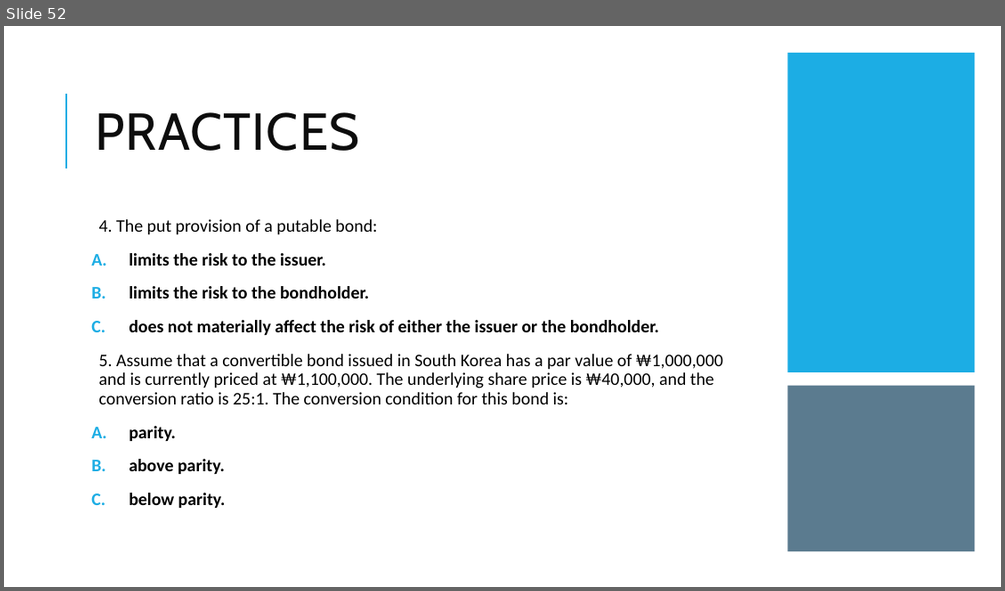
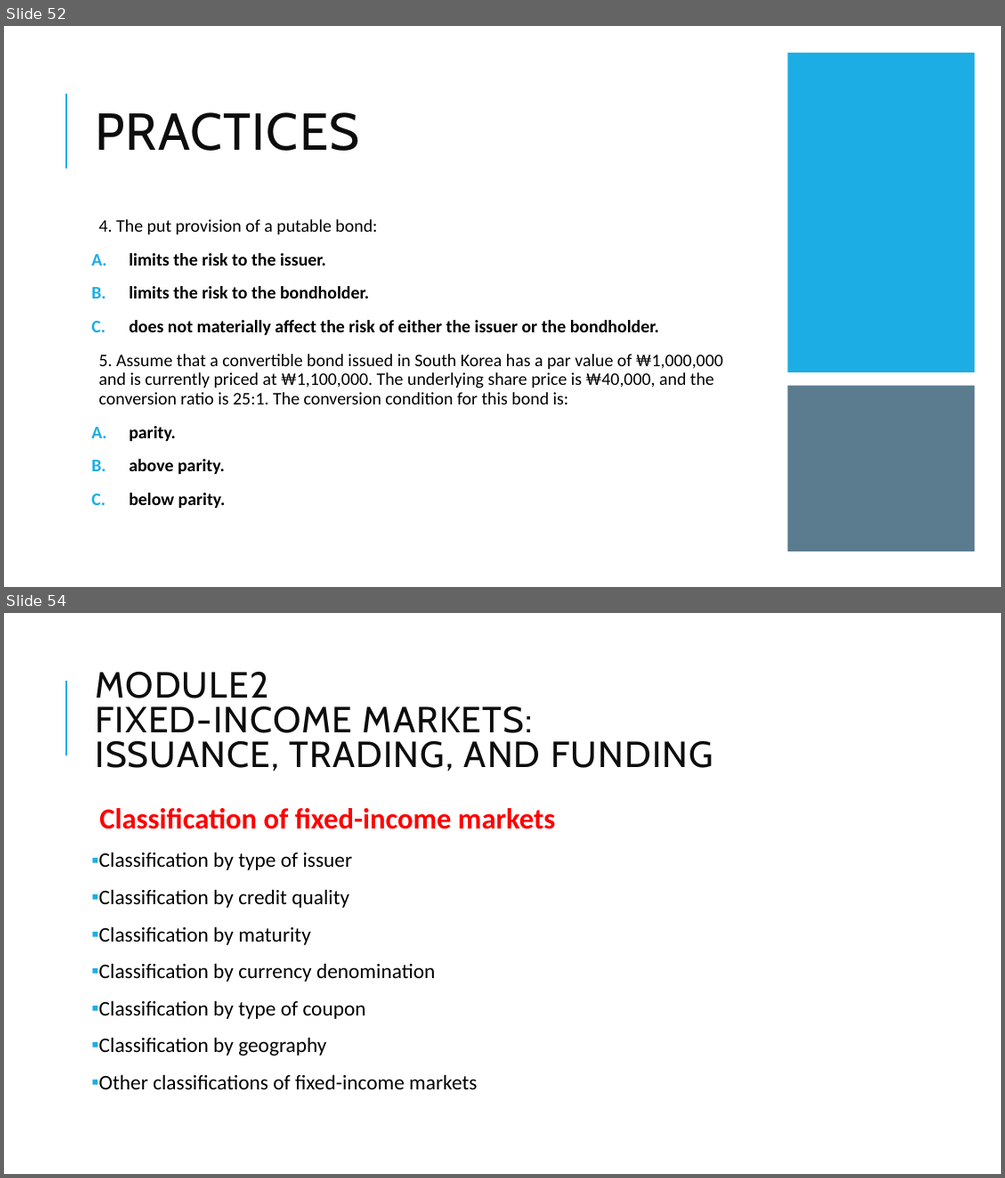
Before and after one commit to Isco0530/data, a slide deck: Fixed Income.pptx. Shown one above the other, each under a label of ours: slide 52 before the commit, slides 52 and 54 after it; the slides between them are not shown. The pictures are 1005x591 and 1005x1178 pixels, drawn with LibreOffice and Linux fonts; fonts in the diff are those of the drawing. Boxes give left, top, right and bottom in pixels: in the first picture for what was removed or moved away, otherwise in the second. Text is boxed around its words. In the diff, an @@ line names an element or a change of style, - is before the commit and + after.

```diff
--- a/Fixed Income.pptx
+++ b/Fixed Income.pptx
@@ slide 54 added at bbox=[4, 613, 1001, 1174], background #FFFFFF; not listed: 1 template element that a slide beside it also shows @@
@@ title added at bbox=[95, 672, 713, 771], 35 pt, text #0D0D0D @@
+MODULE2
+FIXED-INCOME MARKETS:
+ISSUANCE, TRADING, AND FUNDING
@@ text added at bbox=[99, 808, 556, 1089], 20 pt, text #000000 @@
+  Classification of fixed-income markets
+▪ Classification by type of issuer
+▪ Classification by credit quality
+▪ Classification by maturity
+▪ Classification by currency denomination
+▪ Classification by type of coupon
+▪ Classification by geography
+▪ Other classifications of fixed-income markets
```
Also in this commit, not shown: 4 slides changed, 7 other slides added, 1 other file.
